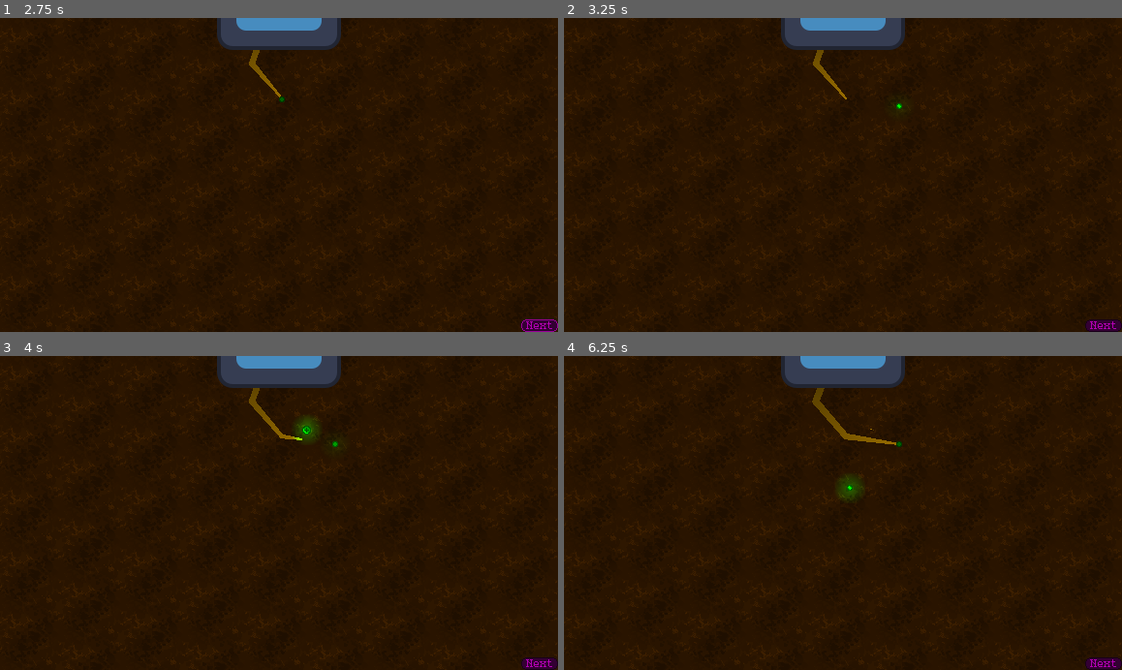
Above: before the commit, frames 1-4 (two rows, left to right).
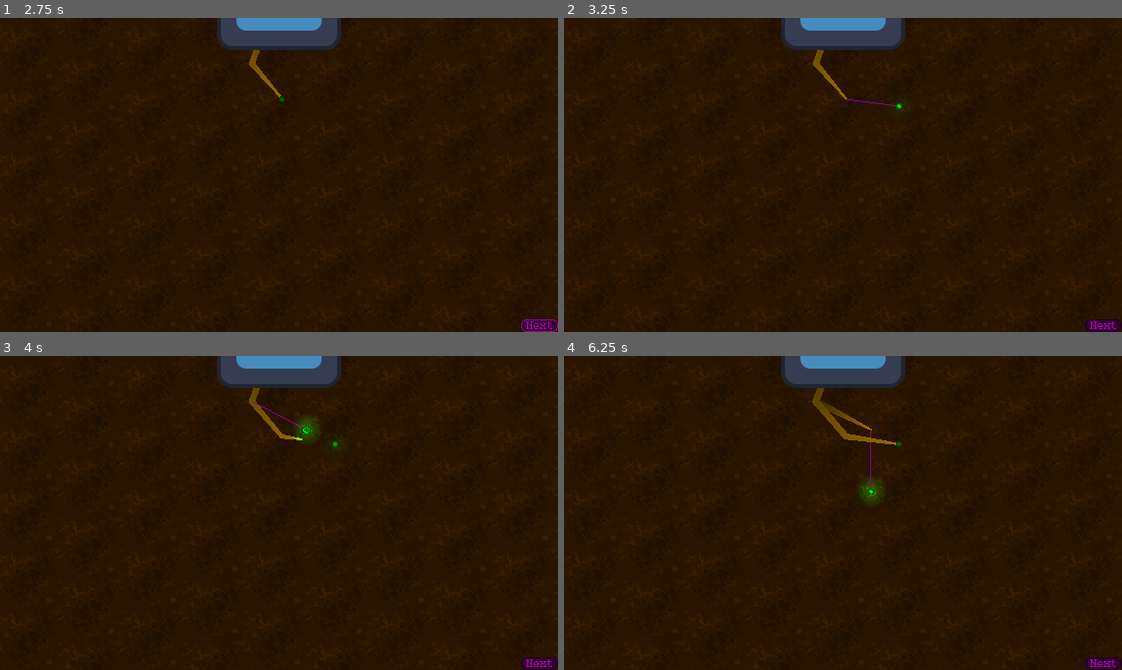
Above: after the commit, the same moments.

Repository: dragonryan06/trellis
Game: Godot game, scene res://test_world.tscn
Same seed, same stepped clock (60 frames per second), same inputs: the game is played once before the commit and once after it. The engine's default icon, where the game draws it, is replaced by a stand-in: a white triangle on a blue panel in a dark square.
Inputs (mouse positions are in pixels of both pictures, inside the frame that each line leads up to):
- Up to frame 1 (2.75 s): click "Next" at 0.5 s; click "Next" at 1.25 s; click "Next" at 2 s
- Up to frame 2 (3.25 s): tap Enter at 2.75 s; drag from (848, 99) to (898, 105) at 2.77 s
- Up to frame 3 (4 s): tap Space at 3.5 s; drag from (251, 403) to (334, 443) at 3.52 s
- Up to frame 4 (6.25 s): move the mouse to (870, 431) at 4.27 s; click (870, 431) at 4.42 s; tap Enter at 5 s; drag from (870, 428) to (675, 465) at 5.02 s; drag from (809, 440) to (870, 513) at 5.77 s

Frame 1 is identical in both runs. In frame 2, less than 0.1% of the frame differs, in the area x 50-60%, y 25-29%; in frame 3, less than 0.1%; in frame 4, 0.6%, in the area x 46-58%, y 14-47%.

Commit message:
Lines showing grow vectors

Diff:
--- a/rooting/branch_handle.gd
+++ b/rooting/branch_handle.gd
@@ -8,5 +8,5 @@
 	$AnimatedSprite2D.show()
 
 func _on_visibility_range_mouse_exited() -> void:
-	if (!mouse_drag):
+	if (!mouse_drag and !was_moved):
 		$AnimatedSprite2D.hide()
--- a/rooting/handle_base.gd
+++ b/rooting/handle_base.gd
@@ -25,7 +25,7 @@
 	get:
 		return mouse_drag
 	set(value):
-		if (!mouse_drag and value):
+		if (!mouse_drag and value and !was_moved):
 			origin = position
 
 		mouse_drag = value
@@ -38,7 +38,16 @@
 var origin := Vector2(0.0, 0.0)
 var displacement := Vector2(0.0, 0.0)
 
+func _draw() -> void:
+	if (!was_moved):
+		return
+
+	var start = origin - position
+	var end = start + displacement
+	draw_line(start, end, Color.DARK_MAGENTA)
+
 func _process(_delta: float) -> void:
+	queue_redraw()
 	if (!mouse_drag):
 		return
 
